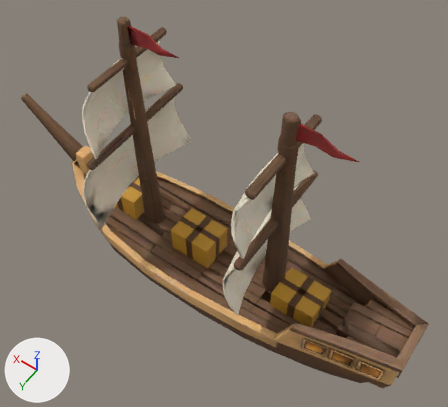
A saved change to the glTF model public/models/merchant.glb.
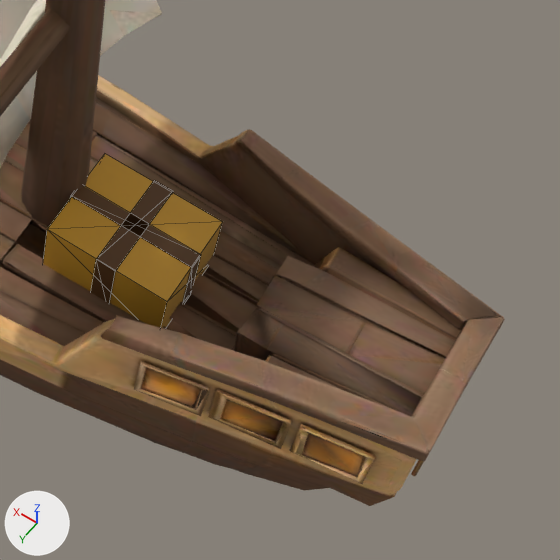
Each version appears first whole from a 50 mm lens placed at (-0.502, 0.699, 1.384), pointed at (0.012, -0.021, 0.252), and next in a close-up on the part from 57% to 100% of the width and 53% to 100% of the height. The lights are fixed; the arrows at lower left show +X, +Y and +Z. The first two pictures are the older version. The close-ups show mesh edges as thin lines. Where no turn or scale is listed for an object, it has been applied to the vertices.

Objects in the first close-up: 'crate_0', 'hull'.
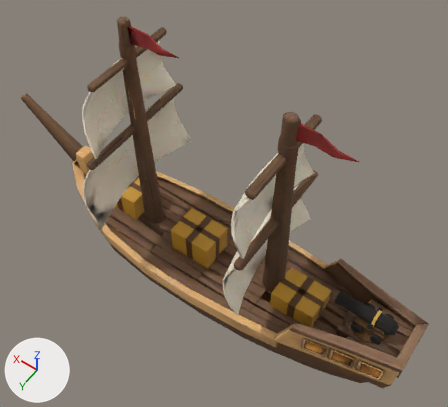
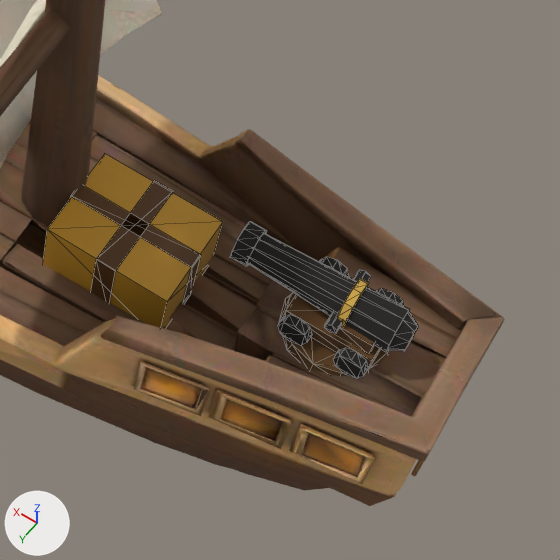
Boxes (x1, y1, x2, y2) around the edits, measured in the close-ups (560 x 560 px):
'cannon_barrel', added: after (230, 222, 418, 352)
    faces in mat_gun_iron (black #211f1c): (230, 222, 418, 352)
    faces in mat_gun_gilt (yellow #caa449): (337, 279, 369, 327)
'cannon_carriage', added: after (278, 257, 404, 379)
    faces in mat_gun_wood (brown #5e401f): (284, 295, 380, 371)
    faces in mat_gun_iron (black #211f1c): (278, 257, 404, 379)
'gun_turntable', added (brown): after (279, 293, 389, 377)

Diff of the bpy script that builds the scene:
```diff
--- a/public/models/merchant.glb.py
+++ b/public/models/merchant.glb.py
@@ mat_gun_wood @@
+mat_gun_wood = principled_material('gun_wood')
+mat_gun_wood.base_color = (0.111, 0.0511, 0.0135)  # brown #5e401f
+mat_gun_wood.roughness = 1.0
@@ mat_gun_iron @@
+mat_gun_iron = principled_material('gun_iron')
+mat_gun_iron.base_color = (0.0152, 0.0135, 0.0119)  # black #211f1c
+mat_gun_iron.roughness = 1.0
@@ mat_gun_gilt @@
+mat_gun_gilt = principled_material('gun_gilt')
+mat_gun_gilt.base_color = (0.592, 0.369, 0.0658)  # yellow #caa449
+mat_gun_gilt.roughness = 1.0
@@ me_gun_turntable_001 @@
+me_gun_turntable_001.from_pydata(...)  # a 12-sided cut cone along z (radius 0.0435 at the low end, 0.0408 at the high end) spanning x -0.4435..-0.3565, y -0.0435..0.0435, z 0.138..0.1462
+me_gun_turntable_001.materials.append(mat_gun_wood)  # brown #5e401f
@@ me_cannon_carriage_001 @@
+me_cannon_carriage_001.from_pydata(...)  # a box spanning x -0.0354..0.0354, y -0.0245..0.0245, z 0.0041..0.0204, material slot 0; a box spanning x -0.0313..-0.0014, y -0.0204..0.0204, z 0.019..0.0326, material slot 0; an 8-sided cylinder along y spanning x -0.0354..-0.0109, y -0.034..-0.0258, z -0.0014..0.0231, material slot 1; an 8-sided cylinder along y spanning x 0.0109..0.0354, y -0.034..-0.0258, z -0.0014..0.0231, material slot 1; an 8-sided cylinder along y spanning x -0.0354..-0.0109, y 0.0258..0.034, z -0.0014..0.0231, material slot 1; an 8-sided cylinder along y spanning x 0.0109..0.0354, y 0.0258..0.034, z -0.0014..0.0231, material slot 1
+me_cannon_carriage_001.materials.append(mat_gun_wood)  # brown #5e401f
+me_cannon_carriage_001.materials.append(mat_gun_iron)  # black #211f1c
@@ me_cannon_barrel_001 @@
+me_cannon_barrel_001.from_pydata(...)  # a 10-sided cut cone along x (radius 0.0184 at the low end, 0.0129 at the high end) spanning x -0.0408..0.0843, y -0.0175..0.0175, z 0.017..0.0537, material slot 0; an 8-sided cut cone along x (radius 0.0109 at the low end, 0.017 at the high end) spanning x -0.0517..-0.0408, y -0.017..0.017, z 0.0184..0.0524, material slot 0; a 10-sided cylinder along x spanning x 0.0762..0.0898, y -0.0153..0.0153, z 0.0193..0.0514, material slot 0; a 6-sided cylinder along y spanning x -0.0047..0.0047, y -0.0272..0.0272, z 0.0299..0.0408, material slot 0; a 10-sided cylinder along x spanning x -0.0068..0.0, y -0.0191..0.0191, z 0.0152..0.0555, material slot 1
+me_cannon_barrel_001.materials.append(mat_gun_iron)  # black #211f1c
+me_cannon_barrel_001.materials.append(mat_gun_gilt)  # yellow #caa449
@@ ob_gun_turntable @@
+ob_gun_turntable = bpy.data.objects.new('gun_turntable', me_gun_turntable_001)
+ob_gun_turntable.location = (0.0, 0.0, 0.0)
@@ ob_cannon_carriage @@
+ob_cannon_carriage = bpy.data.objects.new('cannon_carriage', me_cannon_carriage_001)
+ob_cannon_carriage.location = (-0.4, 0.0, 0.1462)
@@ ob_cannon_barrel @@
+ob_cannon_barrel = bpy.data.objects.new('cannon_barrel', me_cannon_barrel_001)
+ob_cannon_barrel.location = (-0.4, 0.0, 0.1462)
```
